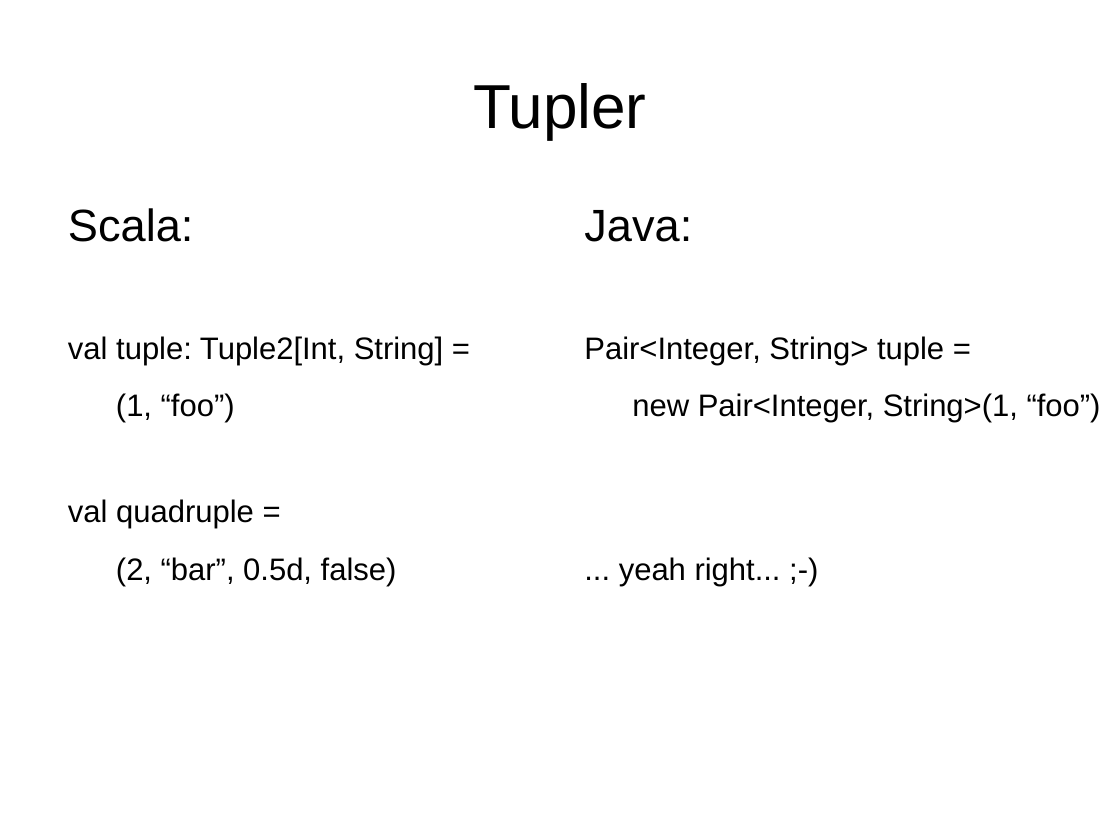
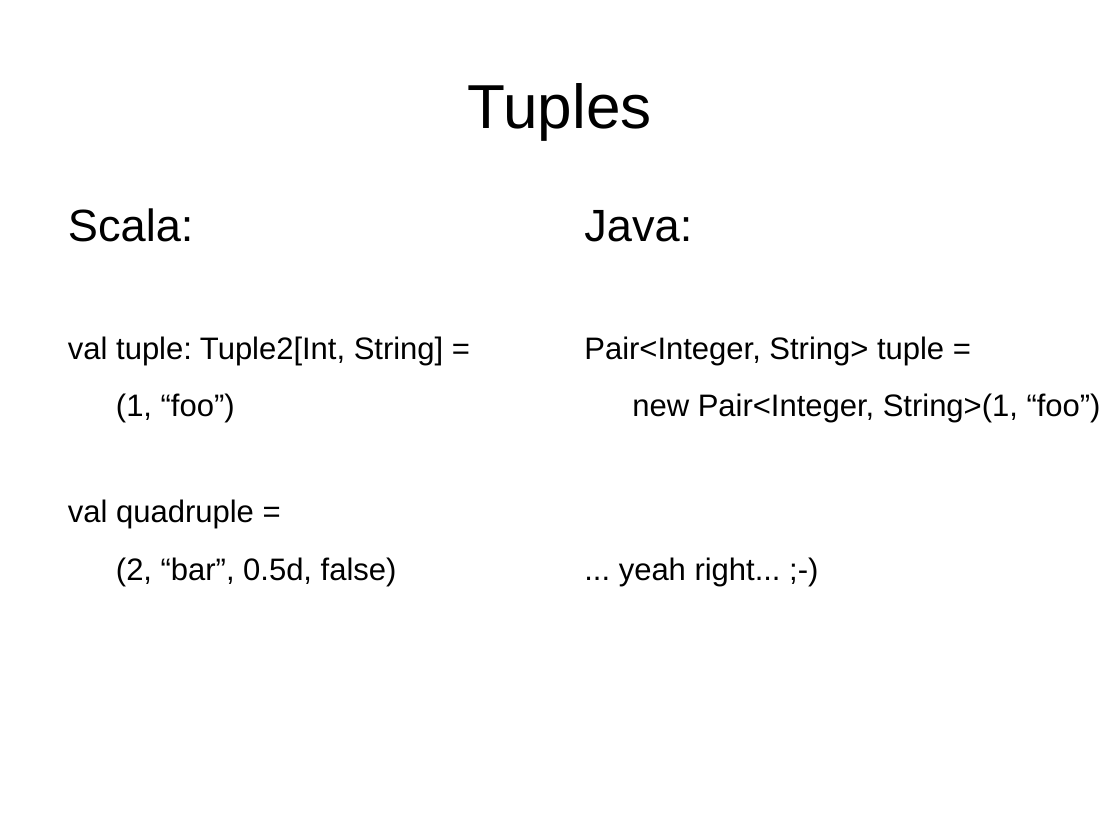
Before and after one commit to javaBin/scala-training-slides, a slide deck: slide 20 of 1.2 - scala basics.odp. Drawn at 1120x840 pixels with LibreOffice and Linux fonts; fonts in the diff are those of the drawing; background and template pictures are left out. Boxes give left, top, right and bottom in pixels: in the first picture for what was removed or moved away, otherwise in the second. Text is boxed around its words. In the diff, an @@ line names an element or a change of style, - is before the commit and + after.

```diff
--- a/1.2 - scala basics.odp
+++ b/1.2 - scala basics.odp
@@ title at <box>468,83,652,139</box>: text changed @@
-Tupler
+Tuples
```
Also in this commit, not shown: 11 other slides changed, 1 slide added, 1 slide removed.
